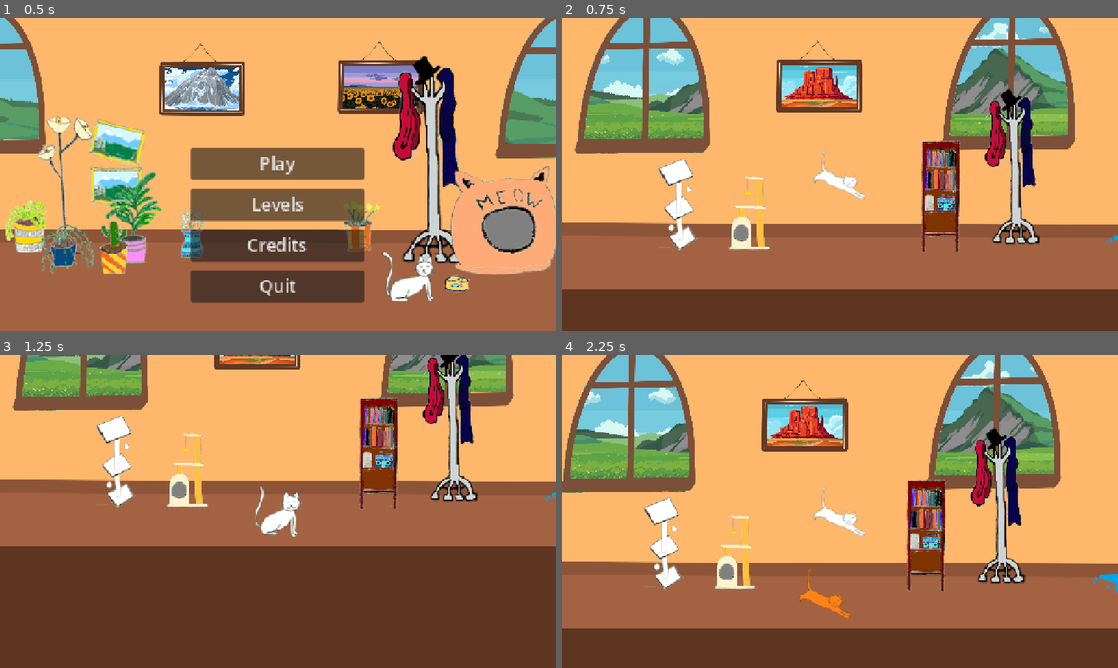
Above: before the commit, frames 1-4 (two rows, left to right).
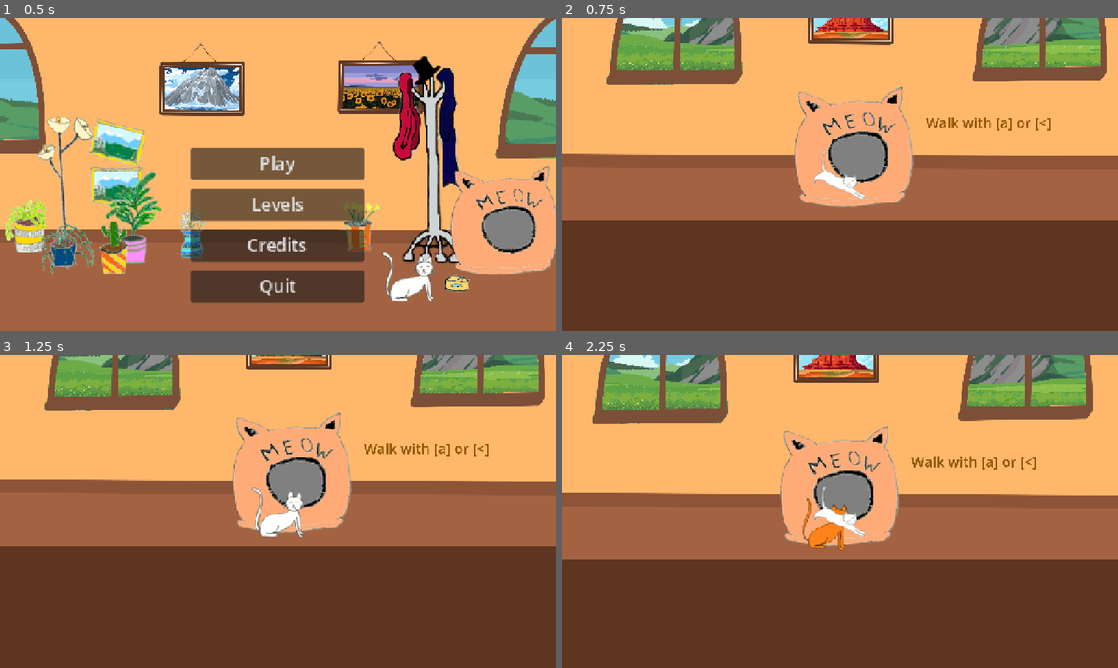
Above: after the commit, the same moments.

Repository: Fantasiel/GameJam25
Game: Godot game, scene res://scenes/menu.tscn
The game is run twice, just before and just after one commit, with the same random seed, the same clock (stepped at 60 frames per second) and the same inputs.
Inputs:
- Up to frame 1 (0.5 s): no input
- Up to frame 2 (0.75 s): click "Play" at 0.5 s
- Up to frame 3 (1.25 s): no input
- Up to frame 4 (2.25 s): hold Right (move_right) from 1.28 s (still down); tap F (interact) at 1.35 s; tap Space (jump) at 1.52 s; tap Ctrl (replay) at 2.1 s

Frame 1 is identical in both runs. In frame 2, 66% of the frame differs, in the area x 0-100%, y 0-87%; in frame 3, 17%; in frame 4, 67%, in the area x 0-100%, y 0-88%.

Commit message:
update level 1

Diff:
--- a/scenes/cat/cat_and_ghost.tscn
+++ b/scenes/cat/cat_and_ghost.tscn
@@ -4,6 +4,7 @@
 [ext_resource type="PackedScene" uid="uid://pk521wn71ktd" path="res://scenes/cat/cat.tscn" id="2_aixp7"]
 
 [node name="CatAndGhost" type="Node2D"]
+scale = Vector2(4, 4)
 script = ExtResource("1_aixp7")
 
 [node name="Ghost" parent="." instance=ExtResource("2_aixp7")]
--- a/scenes/levels/level1/level1.tscn
+++ b/scenes/levels/level1/level1.tscn
@@ -6,11 +6,8 @@
 [ext_resource type="PackedScene" uid="uid://hbydxrh0jfqf" path="res://scenes/cat/cat_and_ghost.tscn" id="2_bfxgj"]
 [ext_resource type="Texture2D" uid="uid://bg5edorgq3hrt" path="res://art/Livingroom_1_View.png" id="3_bvf2d"]
 [ext_resource type="Texture2D" uid="uid://bo8xwxqad2txg" path="res://art/Livingroom_1.png" id="3_dywbp"]
-[ext_resource type="PackedScene" uid="uid://dp8mnlg73k6hh" path="res://scenes/levels/objects/bookshelve/bookshelve.tscn" id="5_65gyt"]
-[ext_resource type="PackedScene" uid="uid://d2xufp7gdkron" path="res://scenes/levels/objects/water/water.tscn" id="5_o5tsl"]
-[ext_resource type="PackedScene" uid="uid://blnqe02c44phg" path="res://scenes/levels/objects/coathanger/coathanger.tscn" id="7_1nwpw"]
-[ext_resource type="PackedScene" uid="uid://xvqxblj6w22l" path="res://scenes/levels/objects/cattree1/cattree1.tscn" id="9_yc1fu"]
-[ext_resource type="PackedScene" uid="uid://ca7d7ui5n51ol" path="res://scenes/levels/objects/cattree2/cattree2.tscn" id="10_pbuwt"]
+[ext_resource type="Texture2D" uid="uid://dfjqyhvro06dn" path="res://art/Furniture/CatBed1.png" id="7_yc1fu"]
+[ext_resource type="PackedScene" uid="uid://g71yukpscseg" path="res://scenes/levels/objects/couch/couch.tscn" id="8_yc1fu"]
 [ext_resource type="PackedScene" uid="uid://dkun70gn58oxj" path="res://scenes/levels/objects/tuna/tuna.tscn" id="12_1vdy0"]
 [ext_resource type="PackedScene" uid="uid://f7h8ggk13bku" path="res://scenes/levels/victory/victory.tscn" id="13_d50gp"]
 
@@ -122,31 +119,41 @@
 shape = SubResource("RectangleShape2D_7ac3l")
 
 [node name="CatAndGhost" parent="." instance=ExtResource("2_bfxgj")]
-scale = Vector2(4, 4)
+position = Vector2(-147, 316)
 
-[node name="Water" parent="." instance=ExtResource("5_o5tsl")]
-position = Vector2(1568, 317)
+[node name="TextureRect" type="TextureRect" parent="."]
+offset_left = -370.0
+offset_top = -76.0
+offset_right = -242.0
+offset_bottom = 52.0
+scale = Vector2(4.41154, 4.41154)
+texture = ExtResource("7_yc1fu")
+
+[node name="Couch" parent="." instance=ExtResource("8_yc1fu")]
+position = Vector2(1912, 460)
+scale = Vector2(5.04183, 5.04183)
+
+[node name="Tuna" parent="." instance=ExtResource("12_1vdy0")]
+position = Vector2(2929, 362)
 scale = Vector2(3, 3)
 
-[node name="Bookshelve" parent="." instance=ExtResource("5_65gyt")]
-position = Vector2(462, 381)
-scale = Vector2(3, 3)
+[node name="WalkLabel" type="Label" parent="."]
+offset_left = 247.0
+offset_top = 57.0
+offset_right = 742.0
+offset_bottom = 145.0
+theme_override_colors/font_color = Color(0.551197, 0.32836, 8.66354e-07, 1)
+theme_override_font_sizes/font_size = 64
+text = "Walk with [a] or [<]"
 
-[node name="CoatHanger" parent="." instance=ExtResource("7_1nwpw")]
-position = Vector2(803, 363)
-scale = Vector2(3, 3)
-
-[node name="Cattree1" parent="." instance=ExtResource("9_yc1fu")]
-position = Vector2(-423, 380)
-scale = Vector2(3, 3)
-
-[node name="Cattree2" parent="." instance=ExtResource("10_pbuwt")]
-position = Vector2(-748, 374)
-scale = Vector2(3, 3)
-
-[node name="Tuna" parent="." instance=ExtResource("12_1vdy0")]
-position = Vector2(2232, 312)
-scale = Vector2(3, 3)
+[node name="JumpLabel" type="Label" parent="."]
+offset_left = 1201.0
+offset_top = -97.0
+offset_right = 1751.0
+offset_bottom = -9.0
+theme_override_colors/font_color = Color(0.551197, 0.32836, 8.66354e-07, 1)
+theme_override_font_sizes/font_size = 64
+text = "Jump with [space]"
 
 [node name="Victory" parent="." instance=ExtResource("13_d50gp")]
 scale = Vector2(3, 3)
Not shown: 1 places in scenes/levels/level1/level1.tscn that only renumber resources
